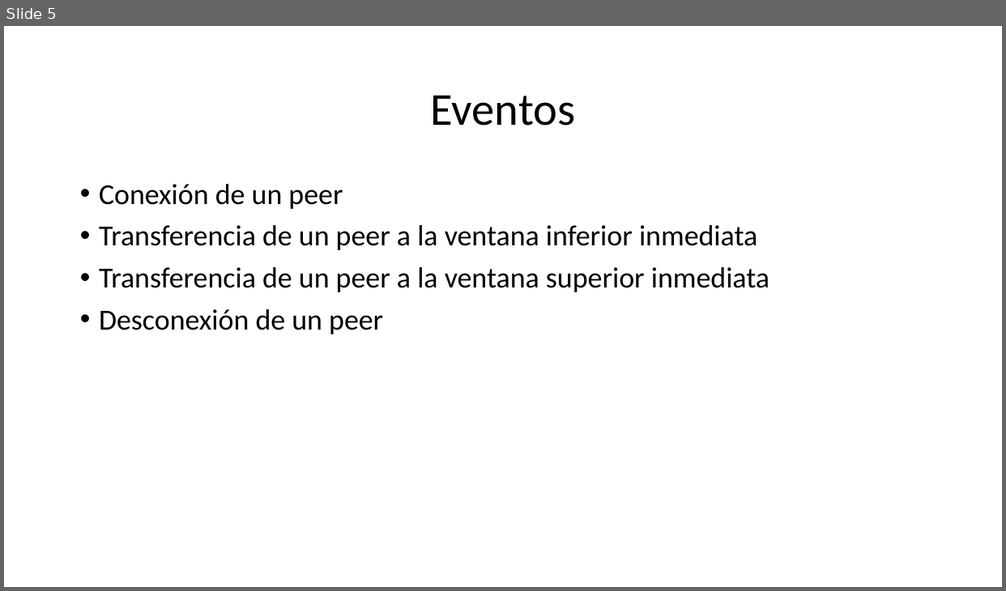
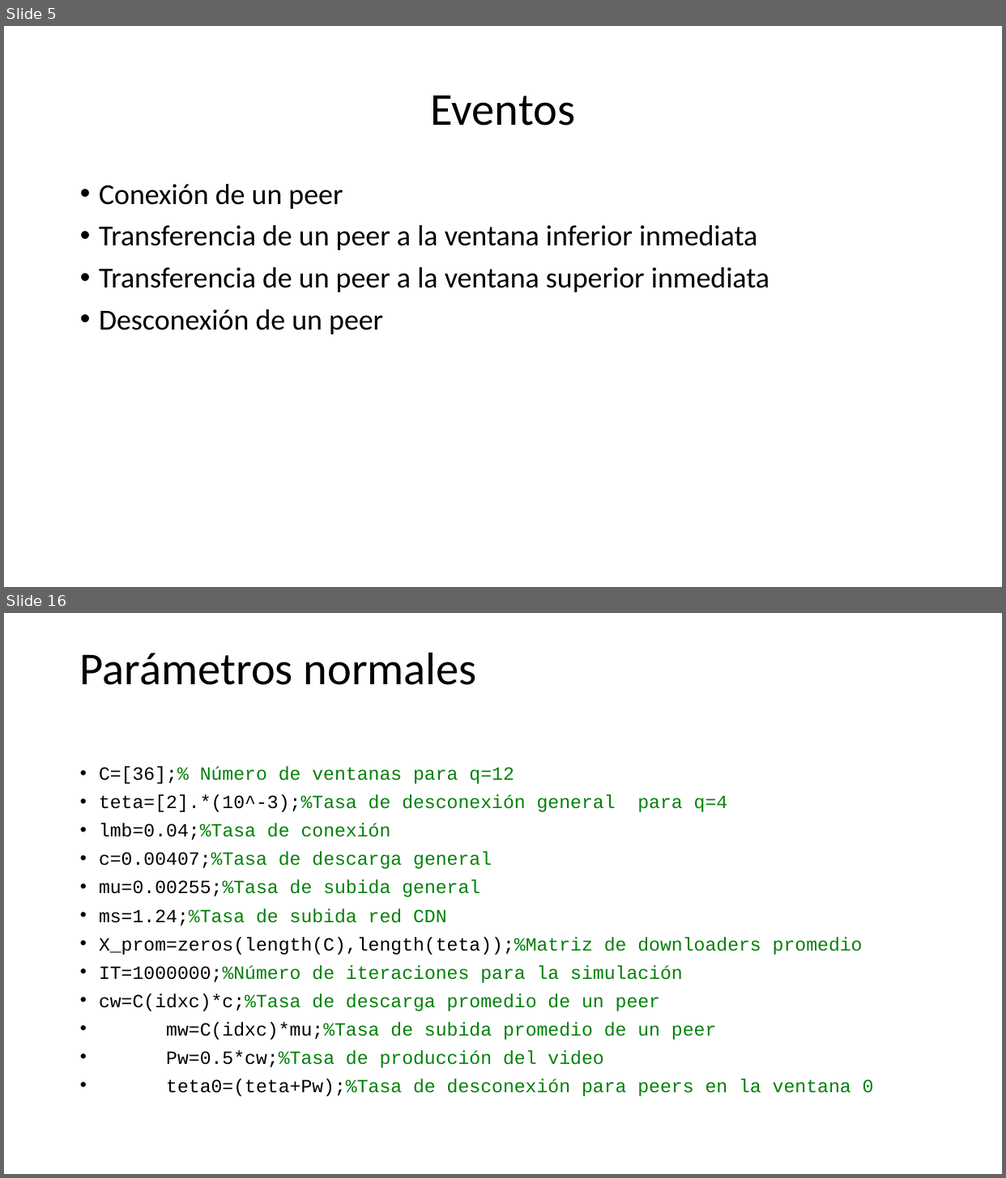
Before and after one commit to Uliskis15/PT, a slide deck: 2023-2/Reportes/ReporteFinal/PresentacionPrototipo.pptx. Shown one above the other, each under a label of ours: slide 5 before the commit, slides 5 and 16 after it; the slides between them are not shown. The pictures are 1006x591 and 1006x1178 pixels, drawn with LibreOffice and Linux fonts; fonts in the diff are those of the drawing. Boxes give left, top, right and bottom in pixels: in the first picture for what was removed or moved away, otherwise in the second. Text is boxed around its words. In the diff, an @@ line names an element or a change of style, - is before the commit and + after.

```diff
--- a/2023-2/Reportes/ReporteFinal/PresentacionPrototipo.pptx
+++ b/2023-2/Reportes/ReporteFinal/PresentacionPrototipo.pptx
@@ slide 16 added at bbox=[4, 613, 1002, 1174], background #FFFFFF @@
@@ title added at bbox=[80, 652, 477, 685], 44 pt, text #000000 @@
+Parámetros normales
@@ text added at bbox=[99, 767, 874, 1097], 18 pt, text #028009 @@
+• C=[36];% Número de ventanas para q=12
+• teta=[2].*(10^-3);%Tasa de desconexión general para q=4
+• lmb=0.04;%Tasa de conexión
+• c=0.00407;%Tasa de descarga general
+• mu=0.00255;%Tasa de subida general
+• ms=1.24;%Tasa de subida red CDN
+• X_prom=zeros(length(C),length(teta));%Matriz de downloaders promedio
+• IT=1000000;%Número de iteraciones para la simulación
+• cw=C(idxc)*c;%Tasa de descarga promedio de un peer
+• mw=C(idxc)*mu;%Tasa de subida promedio de un peer
+• Pw=0.5*cw;%Tasa de producción del video
+• teta0=(teta+Pw);%Tasa de desconexión para peers en la ventana 0
```
Also in this commit, not shown: 11 other slides added.
